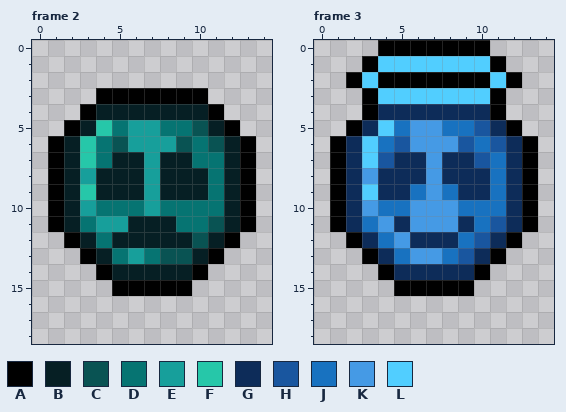
Edited in one commit: pixel-art file (Succubus/Sprites/Drone.aseprite). Above is the file before it was changed.
15x19 pixels, 3 frames. Shown: frame 2, frame 3.
Palette (. is transparent): A #000000  B #061f24  C #095353  D #067472  E #179f9b  F #26c7a9  G #0d2c59  H #19569f  J #1872c0  K #459ae5  L #51ceff
New version:
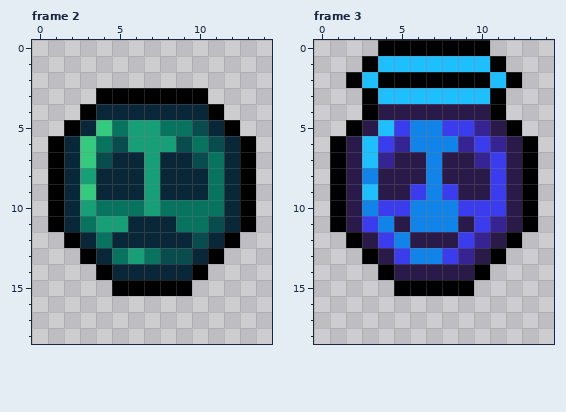
Edits made:
Colour B changes from #061f24 to #0a2639.
Colour C changes from #095353 to #094c4e.
Colour D changes from #067472 to #06745f.
Colour E changes from #179f9b to #179f77.
Colour F changes from #26c7a9 to #35cb7e.
Colour G changes from #0d2c59 to #2a1a49.
Colour H changes from #19569f to #362394.
Colour J changes from #1872c0 to #3c3cef.
Colour K changes from #459ae5 to #1184ea.
Colour L changes from #51ceff to #1ebfff.
Frame 2, layer "Main":
Colour C replaces colour D in row 7 at x 4 and 10.
Where, in picture pixels (left, top, right, bottom), the same in both pictures:
changed: (64, 104, 240, 280)
changed: (346, 56, 522, 280)
